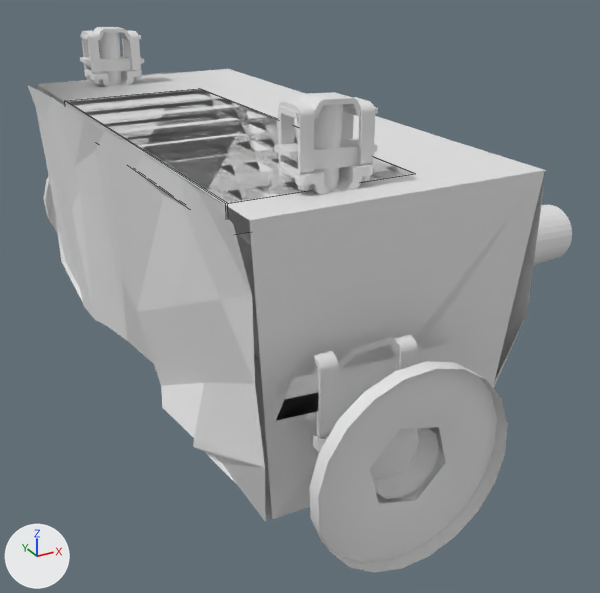
The FBX model joat_6x6/meshes/trucks/tuning/joat_loadstar_guard.fbx, before and after one commit.
The view is the same before and after, from a camera (50 mm lens) standing at (-0.0071, -0.0177, 0.0059) and looking at (0.0026, -0.0002, -0.0029). The axes (+X, +Y, +Z) are drawn at lower left. The lights are the same throughout. Mesh edges are drawn as thin lines on the coarser meshes. Where no turn or scale is listed for an object, it has been applied to the vertices. Vertices at the same position are counted once.

Before the edit, the objects in view are built like this:
```python
me_cube_026 = bpy.data.meshes.new('Cube.026')
me_cube_026.from_pydata(...)  # a box spanning x -0.00195..0.00171, y -0.00602..0.00398, z 0.0014..0.00194
me_cube_029 = bpy.data.meshes.new('Cube.029')
me_cube_029.from_pydata(...)  # a box spanning x -0.00199..0.00168, y -0.00602..0.00398, z 0.0014..0.00194
me_mesh_017 = bpy.data.meshes.new('Mesh.017')
me_mesh_017.from_pydata(...)  # 2042 vertices, 1817 faces; spans x -0.0023..0.0115, y -0.0088..0.0088, z -0.0041..0.0035
me_mesh_017.materials.append(mat_joat_loadstar_guard_mat)  # white #e7e7e7
ob_axle_005 = bpy.data.objects.new('axle.005', me_mesh_017)
ob_axle_005.location = (0.0, 0.0, 0.0)
ob_cdt_body = bpy.data.objects.new('cdt_Body', me_cube_029)
ob_cdt_body.location = (0.0, 0.0, 0.0)
ob_cdt_rootnode = bpy.data.objects.new('cdt_RootNode', me_cube_026)
ob_cdt_rootnode.location = (0.0, 0.0, 0.0)
```
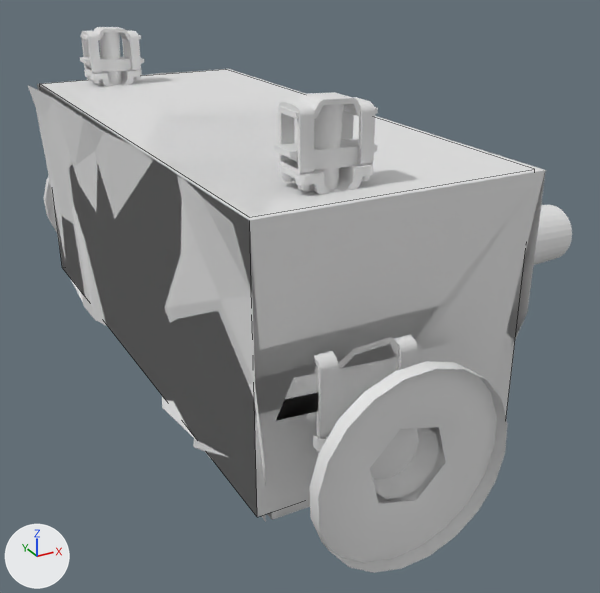
Commit message: loadstar is done

Diff of the bpy script that builds the scene:
```diff
--- a/joat_6x6/meshes/trucks/tuning/joat_loadstar_guard.fbx.py
+++ b/joat_6x6/meshes/trucks/tuning/joat_loadstar_guard.fbx.py
@@ me_cube_026 @@
 me_cube_026.from_pydata(...)  # 8 vertices, 6 faces; spans x -0.00195..0.00171, y -0.00602..0.00398, z 0.0014..0.00194
 # used by ob_cdt_rootnode; location = (0.0, 0.0, 0.0)
+# me_cube_026 part 1: the whole mesh is scaled about its middle by (1.56, 1.37, 10.3), then moved by (0.00103, -0.00184, -0.00252)
@@ me_cube_029 @@
 me_cube_029.from_pydata(...)  # 8 vertices, 6 faces; spans x -0.00199..0.00168, y -0.00602..0.00398, z 0.0014..0.00194
 # used by ob_cdt_body; location = (0.0, 0.0, 0.0)
+# me_cube_029 part 2: the whole mesh is scaled about its middle by (1.56, 1.37, 10.3), then moved by (0.00107, -0.00184, -0.00252)
@@ ob_cdt_rootnode @@
 ob_cdt_rootnode = bpy.data.objects.new('cdt_RootNode', me_cube_026)
-ob_cdt_rootnode.location = (0.0, 0.0, 0.0)
+ob_cdt_rootnode.location = (0.0, 0.00289, 0.0)
@@ ob_cdt_body @@
 ob_cdt_body = bpy.data.objects.new('cdt_Body', me_cube_029)
-ob_cdt_body.location = (0.0, 0.0, 0.0)
+ob_cdt_body.location = (0.0, 0.00289, 0.0)
```

Location of each change, (x1, y1, x2, y2) in pixels of the pictures (600 x 593 px):
'cdt_RootNode', mesh rescaled, moved
    before: (66, 89, 416, 202)
    after: (40, 69, 534, 515)
'cdt_Body', mesh rescaled, moved
    before: (65, 102, 250, 234)
    after: (40, 86, 524, 517)
